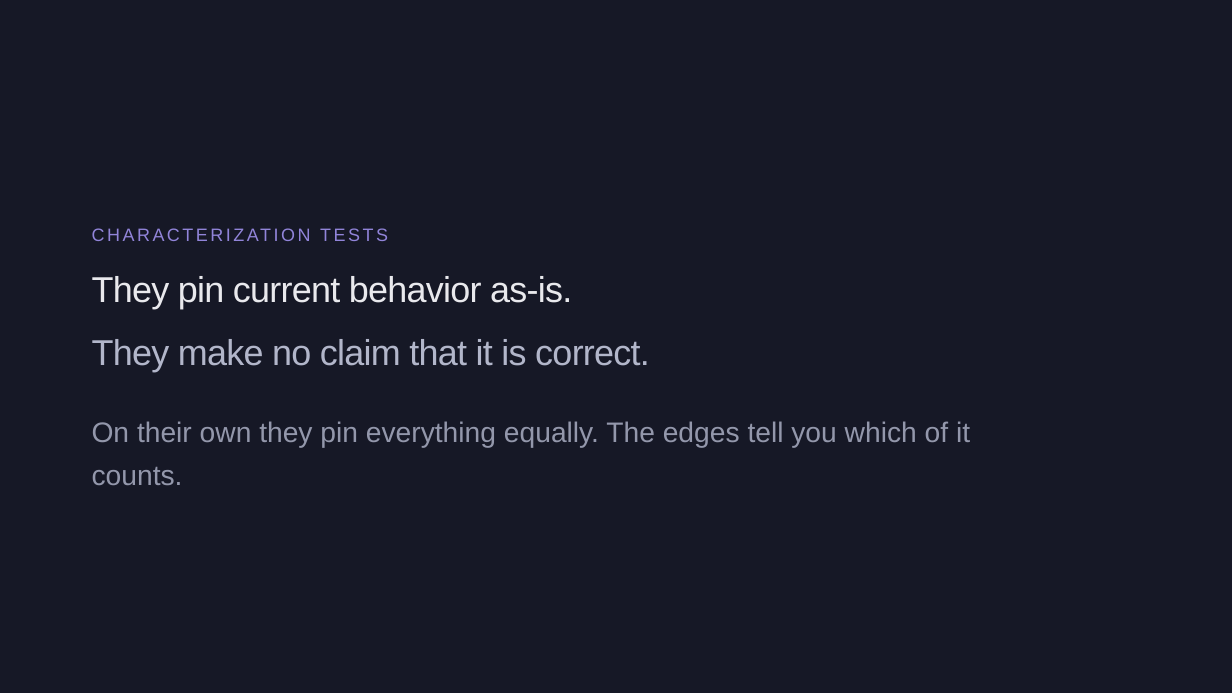
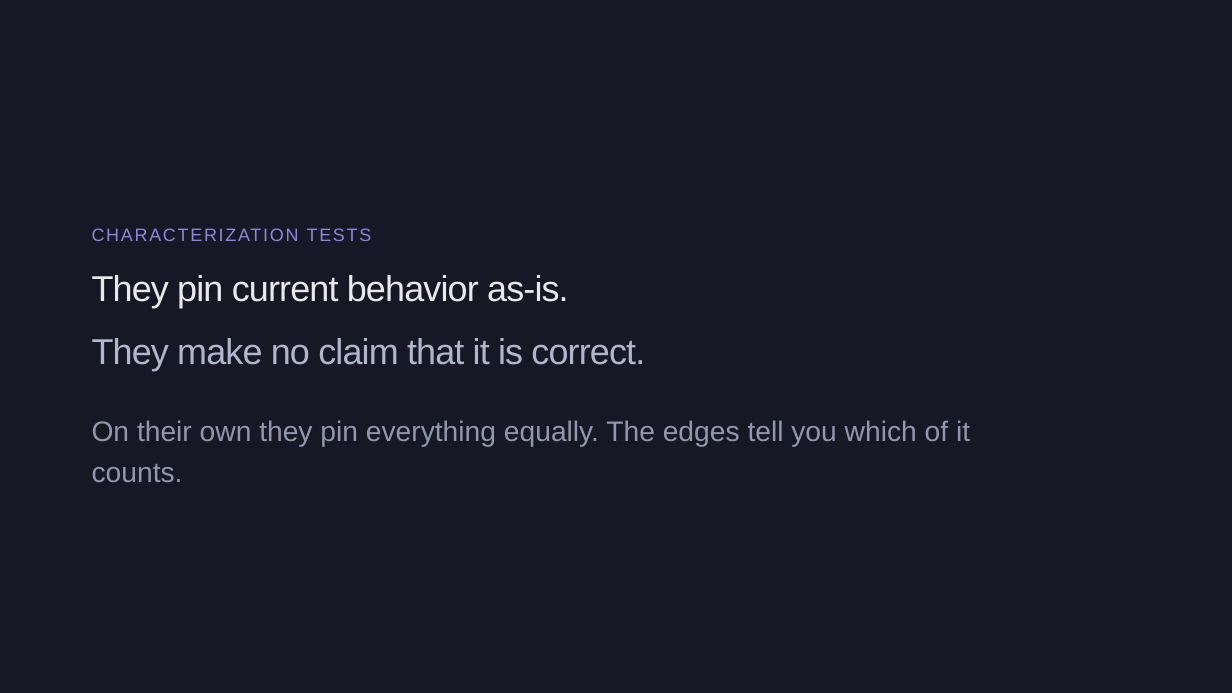
Before and after one commit to Bradleywboggs/ai-assisted-legacy-refactors-kcdc-2026, a slide deck: slide 33 of AI_Assisted_Legacy_Refactors.pptx (slide 28 before the commit). Drawn at 1232x693 pixels with LibreOffice and Linux fonts; fonts in the diff are those of the drawing. Boxes give left, top, right and bottom in pixels: in the first picture for what was removed or moved away, otherwise in the second. Text is boxed around its words. In the diff, an @@ line names an element or a change of style, - is before the commit and + after.

```diff
--- a/AI_Assisted_Legacy_Refactors.pptx
+++ b/AI_Assisted_Legacy_Refactors.pptx
@@ text "CHARACTERIZATION TESTS" at box(92, 228, 372, 241): letter spacing 2.9 to 2 pt @@
@@ text "They pin current behavior as-is." at box(92, 275, 569, 308): letter spacing -0.8 to -1 pt @@
@@ text "They make no claim that ..." at box(92, 338, 645, 371): letter spacing -0.8 to -1 pt @@
@@ text "On their own they pin ..." at box(92, 420, 970, 482): line spacing 1.26 to 1.23 @@
```
Also in this commit, not shown: 23 other slides changed, 13 slides added, 11 slides removed, 6 other files.
